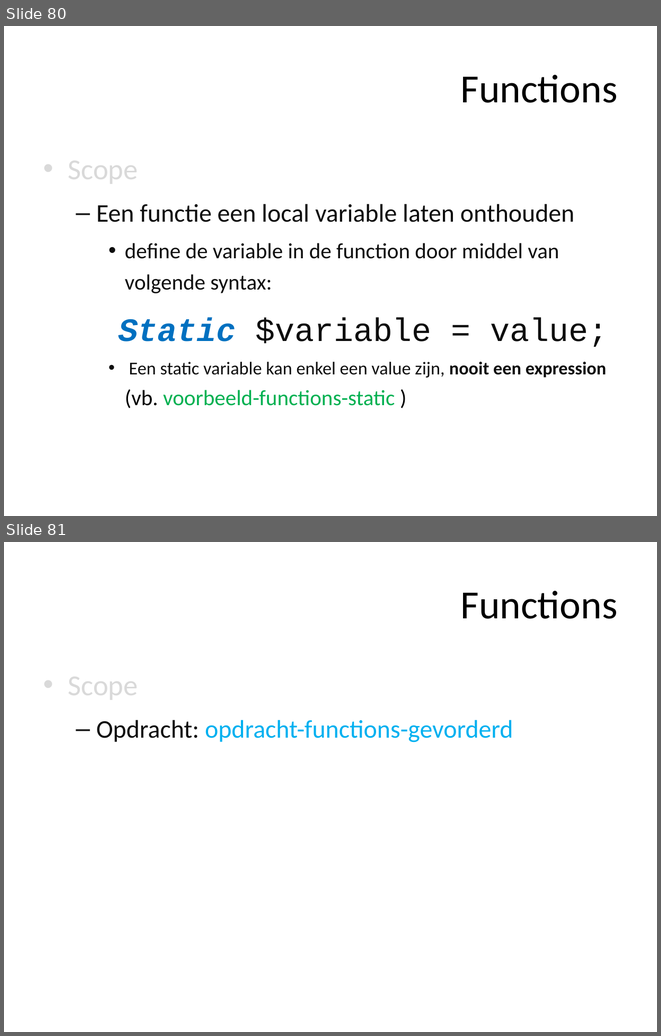
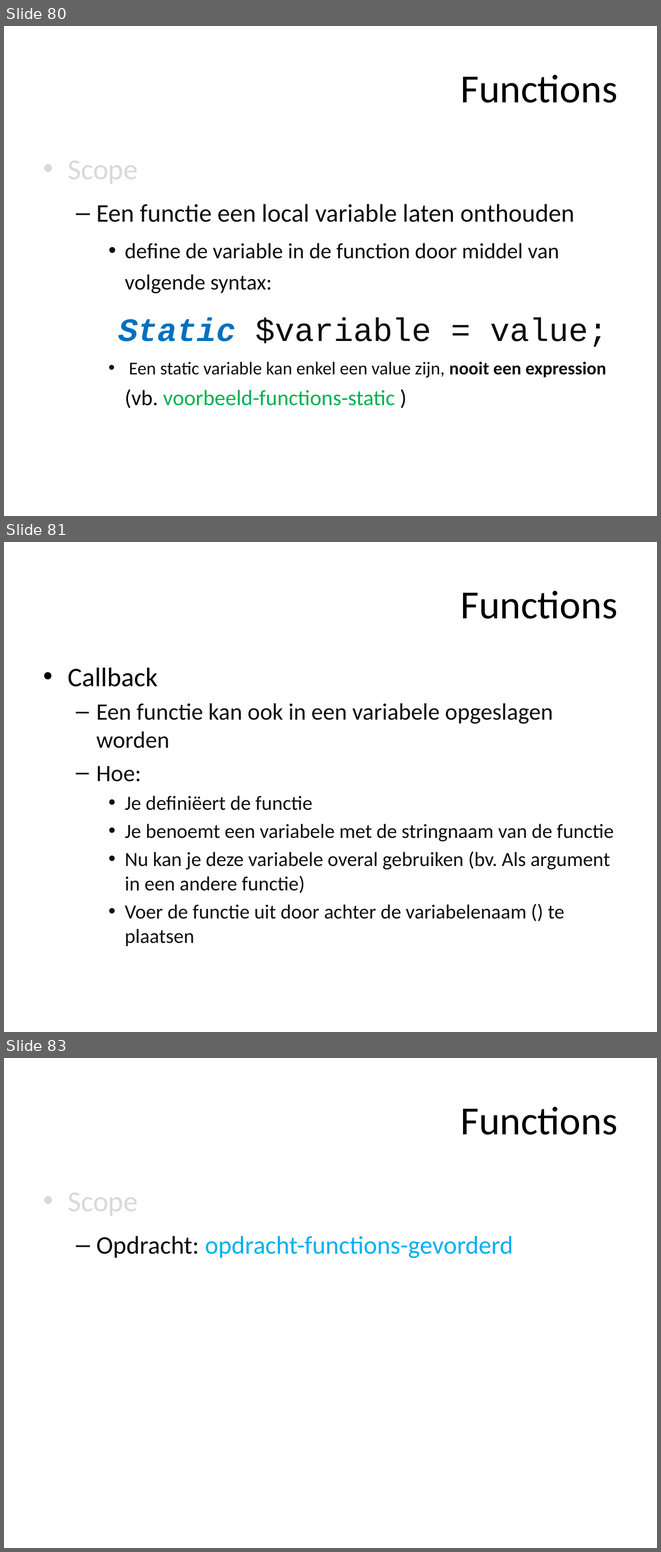
Before and after one commit to ajkea/web-backend-1, a slide deck: public/cursus/web-backend-cursus.pptx. Shown one above the other, each under a label of ours: slides 80 and 81 before the commit, slides 80, 81 and 83 after it; the slides between them are not shown. The pictures are 661x1036 and 661x1552 pixels, drawn with LibreOffice and Linux fonts; fonts in the diff are those of the drawing. Boxes give left, top, right and bottom in pixels: in the first picture for what was removed or moved away, otherwise in the second. Text is boxed around its words. In the diff, an @@ line names an element or a change of style, - is before the commit and + after.

Commit message:
add voorbeeld function callback

```diff
--- a/public/cursus/web-backend-cursus.pptx
+++ b/public/cursus/web-backend-cursus.pptx
@@ slide 81 added at (4, 542, 657, 1032), background #FFFFFF @@
@@ title added at (461, 591, 618, 619), 44 pt, text #000000 @@
+Functions
@@ text added at (68, 668, 614, 946), 22.2 pt, text #0D0D0D @@
+• Callback
+  – Een functie kan ook in een variabele opgeslagen worden
+  – Hoe:
+    • Je definiëert de functie
+    • Je benoemt een variabele met de stringnaam van de functie
+    • Nu kan je deze variabele overal gebruiken (bv. Als argument in een andere functie)
+    • Voer de functie uit door achter de variabelenaam () te plaatsen
@@ what was slide 81 is now slide 83 @@
```
Also in this commit, not shown: 2 other slides added, 2 other files.
